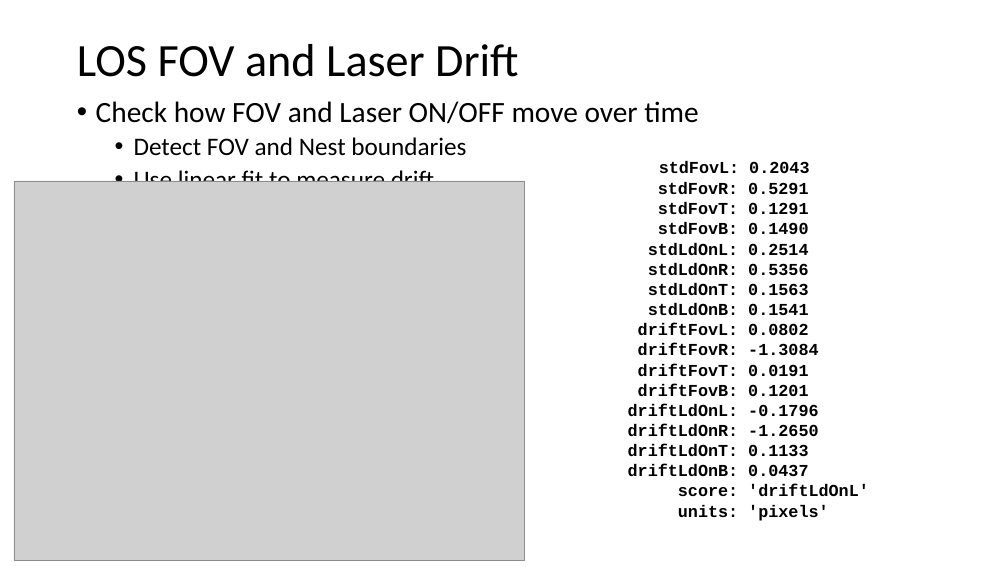
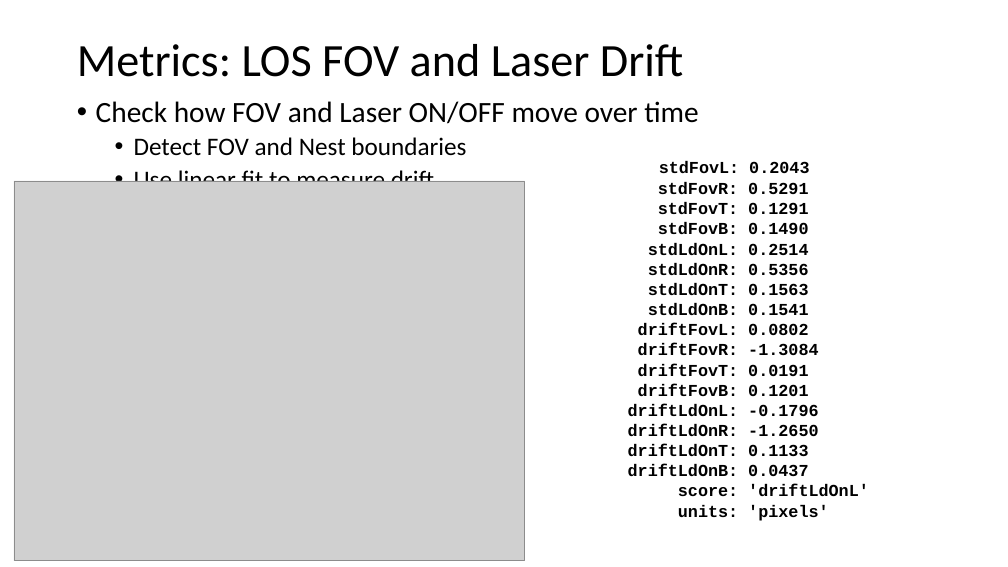
Before and after one commit to aangerma/algo_ivcam2, a slide deck: slide 5 of +Validation/Metrics.pptx (slide 3 before the commit). Drawn at 1008x567 pixels with LibreOffice and Linux fonts; fonts in the diff are those of the drawing; grey boxes stand for pictures. Boxes give left, top, right and bottom in pixels: in the first picture for what was removed or moved away, otherwise in the second. Text is boxed around its words. In the diff, an @@ line names an element or a change of style, - is before the commit and + after.

Commit message:
ppt changed

```diff
--- a/+Validation/Metrics.pptx
+++ b/+Validation/Metrics.pptx
@@ title at [77, 44, 683, 77]: text changed @@
-LOS FOV and Laser Drift
+Metrics: LOS FOV and Laser Drift
```
Also in this commit, not shown: 1 other slide changed, 5 slides added.
